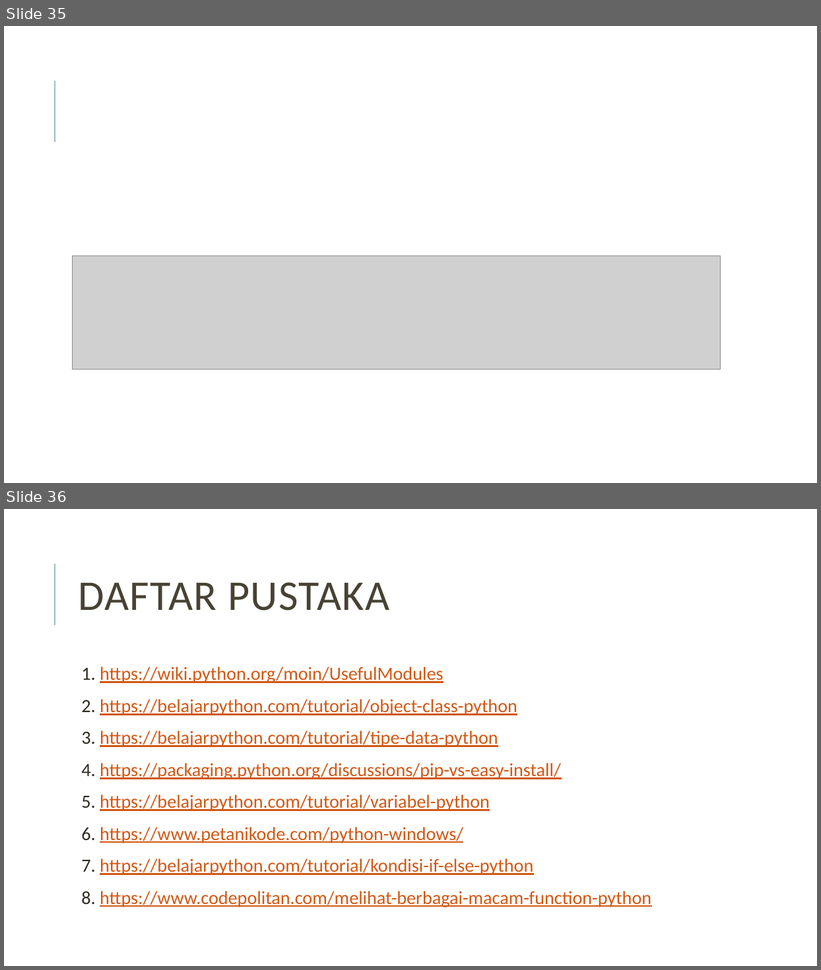
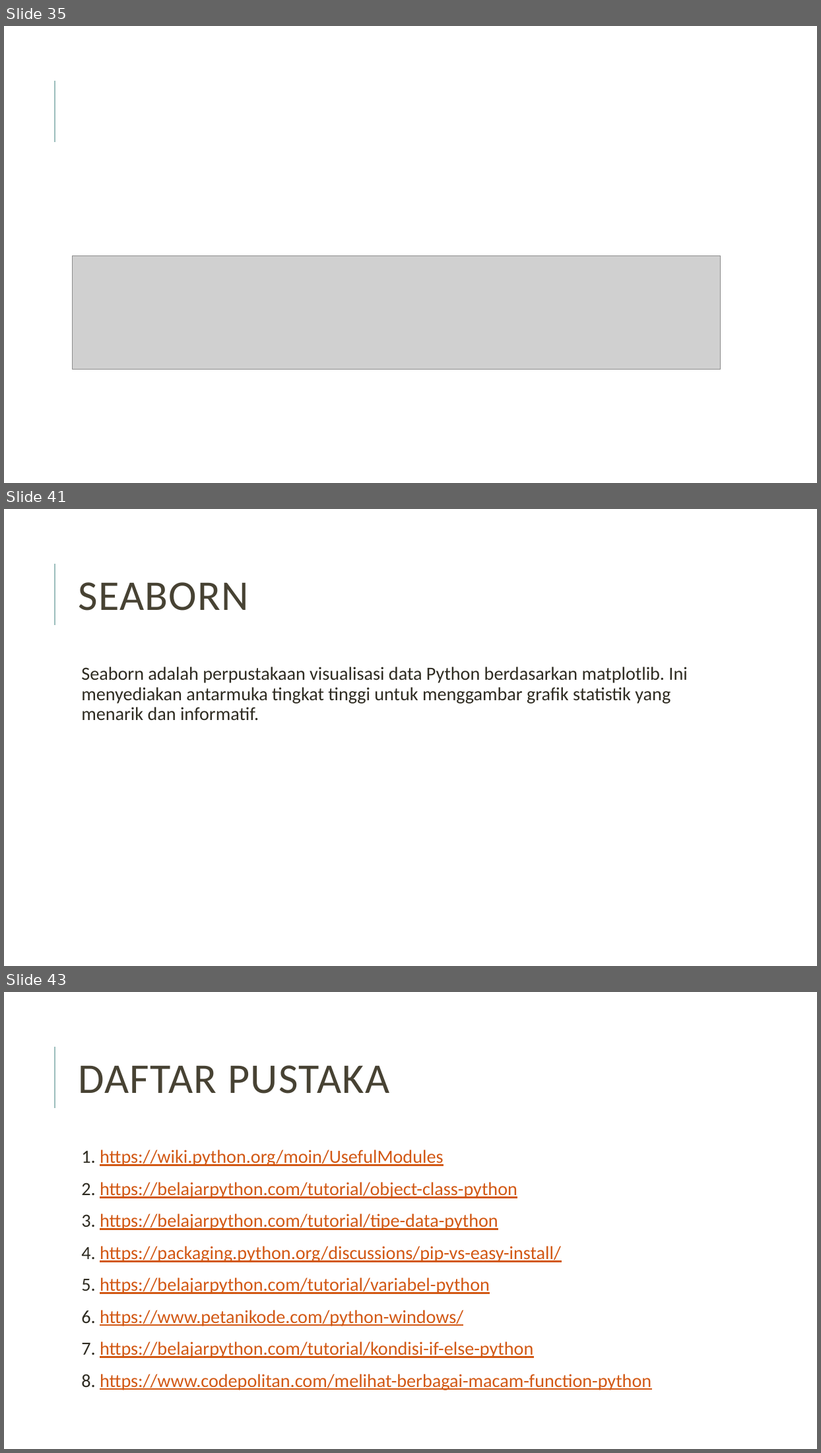
Before and after one commit to daryldiningrat/Pengantar-Deep-Learning, a slide deck: Tugas 1/DarylDiningrat_51415600_4IA17.pptx. Shown one above the other, each under a label of ours: slides 35 and 36 before the commit, slides 35, 41 and 43 after it; the slides between them are not shown. The pictures are 821x970 and 821x1453 pixels, drawn with LibreOffice and Linux fonts; fonts in the diff are those of the drawing; grey boxes stand for pictures. Boxes give left, top, right and bottom in pixels: in the first picture for what was removed or moved away, otherwise in the second. Text is boxed around its words. In the diff, an @@ line names an element or a change of style, - is before the commit and + after.

```diff
--- a/Tugas 1/DarylDiningrat_51415600_4IA17.pptx
+++ b/Tugas 1/DarylDiningrat_51415600_4IA17.pptx
@@ slide 41 added at (4,509,817,966), background #FFFFFF; not listed: 1 template element that a slide beside it also shows @@
@@ title added at (79,582,249,611), 50 pt, text #474233 @@
+SEABORN
@@ text added at (81,667,687,720), 22 pt, text #2E2B21 @@
+  Seaborn adalah perpustakaan visualisasi data Python berdasarkan matplotlib. Ini menyediakan antarmuka tingkat tinggi untuk menggambar grafik statistik yang menarik dan informatif.
@@ what was slide 36 is now slide 43 @@
```
Also in this commit, not shown: 6 other slides added.
